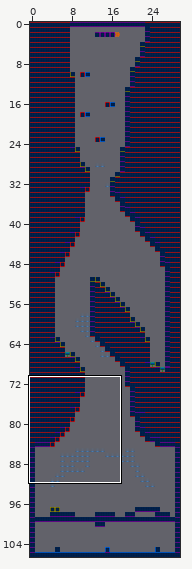
Two versions of a level (Tiled map, Game/data/maps/RageLvl.tmx). Above, an overview of the earlier version with the close-up marked.
Close-up. Old version:
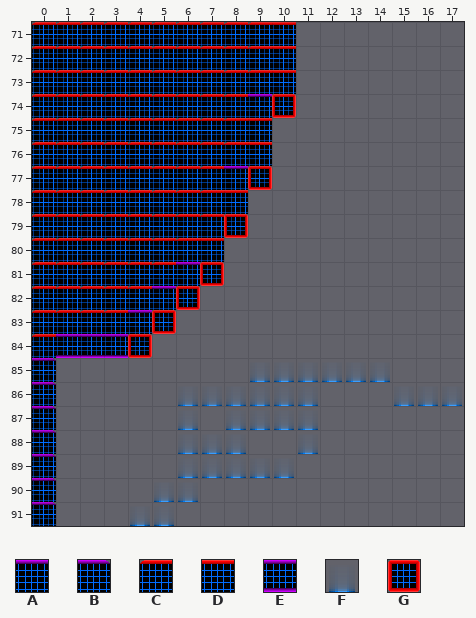
Cells are 32x32 px. Shown: x 0..17, y 71..91. The commit also changed other parts of the map, which this record leaves out.
Key: from "TestTile": A 9, B 10, C 33, D 34, E 41, F 64, G 66.
_ is an empty cell.
Layer "Livello tile 1" before, first column x 0:
71 CCCCCCCCCCD_______
72 CCCCCCCCCCD_______
73 CCCCCCCCCCD_______
74 CCCCCCCCCAG_______
75 CCCCCCCCCD________
76 CCCCCCCCCD________
77 CCCCCCCCAG________
78 CCCCCCCCD_________
79 CCCCCCCCG_________
80 CCCCCCCD__________
81 CCCCCCAG__________
82 CCCCCAG___________
83 CCCCAG____________
84 CEEEG_____________
85 B________FFFFFF___
86 B_____FFFFFF___FFF
87 B_____F_FFFF______
88 B_____FFF__F______
89 B_____FFFFF_______
90 B____FF___________
91 B___FF____________
And afterwards:
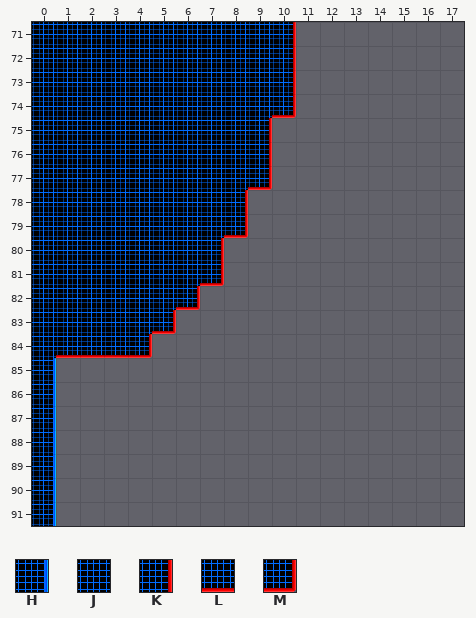
Further tiles: from "TestTile": H 13, J 20, K 46, L 56, M 90.
See-through tiles are keyed as they look on the map.
The edit:
Changed rows in their new state; . is an unchanged cell.
Layer "Livello tile 1":
first column x 0:
71 JJJJJJJJJJK.......
72 JJJJJJJJJJK.......
73 JJJJJJJJJJK.......
74 JJJJJJJJJJM.......
75 JJJJJJJJJK........
76 JJJJJJJJJK........
77 JJJJJJJJJM........
78 JJJJJJJJK.........
79 JJJJJJJJM.........
80 JJJJJJJK..........
81 JJJJJJJM..........
82 JJJJJJM...........
83 JJJJJM............
84 JLLLM.............
85 H........______...
86 H.....______...___
87 H....._.____......
88 H.....___.._......
89 H....._____.......
90 H....__...........
91 H...__............
Where, in picture pixels (left, top, right, bottom), the same in both close-ups:
changed: (32, 22, 462, 526)
